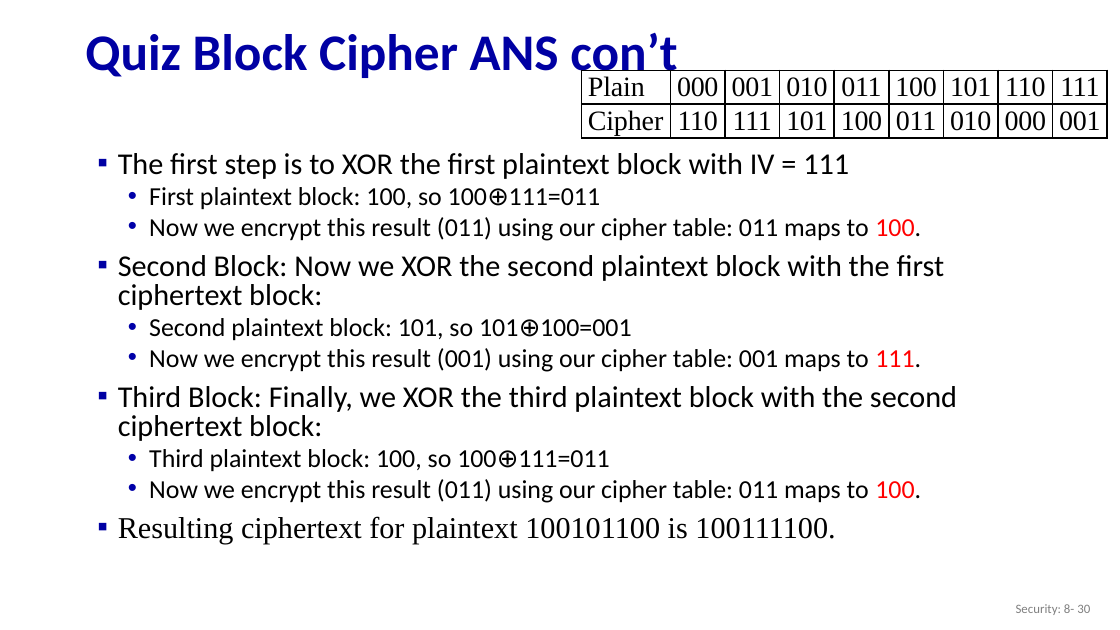
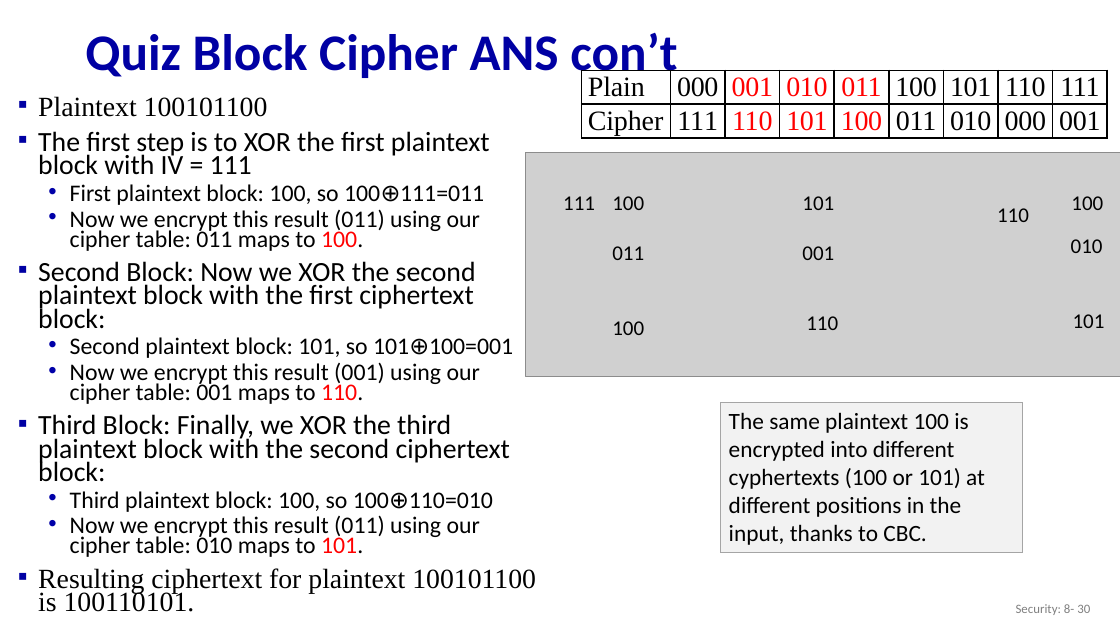
Before and after one commit to guhofstra/CSC175, a slide deck: slide 30 of PPTs/8.1 Cryptography.pptx. Drawn at 1120x630 pixels with LibreOffice and Linux fonts; fonts in the diff are those of the drawing; grey boxes stand for pictures. Boxes give left, top, right and bottom in pixels: in the first picture for what was removed or moved away, otherwise in the second. Text is boxed around its words. In the diff, an @@ line names an element or a change of style, - is before the commit and + after.

```diff
--- a/PPTs/8.1 Cryptography.pptx
+++ b/PPTs/8.1 Cryptography.pptx
@@ table at bbox=[581, 71, 1107, 139] @@
-row 2, column 2: 110
+row 2, column 2: 111
-row 2, column 3: 111
+row 2, column 3: 110
@@ text colour #000000 to #FF0000 in "001", "010", "011", "101" and 1 more places @@
@@ text "Plaintext 100101100": place and size @@
-text "Plaintext 100101100" at bbox=[118, 153, 957, 544]
+text "Plaintext 100101100" at bbox=[38, 96, 536, 612]
@@ text at bbox=[38, 96, 268, 117]: paragraph added @@
+▪ Plaintext 100101100
@@ text at bbox=[38, 131, 513, 482]: size 25.9 to 23.8 pt in "The first step is to XOR the ...", "Second Block: Now we XOR the second ...", "Third Block: Finally, we XOR the third ..."; size 22.2 to 20.4 pt in "First plaintext block: 100, so 100⊕111=011", "Now we encrypt this result (011) using ...", "Second plaintext block: 101, so 101⊕100=001"; line spacing 0.8 to 0.7 @@
@@ picture added at bbox=[525, 153, 1120, 376] @@
@@ text added at bbox=[563, 196, 595, 210], 18 pt, text #000000 @@
+111
@@ text added at bbox=[612, 196, 644, 210], 18 pt, text #000000 @@
+100
@@ text added at bbox=[802, 196, 834, 210], 18 pt, text #000000 @@
+101
@@ text added at bbox=[997, 208, 1029, 222], 18 pt, text #000000 @@
+110
@@ text added at bbox=[1071, 196, 1103, 210], 18 pt, text #000000 @@
+100
@@ text added at bbox=[1071, 239, 1103, 253], 18 pt, text #000000 @@
+010
@@ text added at bbox=[612, 246, 644, 260], 18 pt, text #000000 @@
+011
@@ text added at bbox=[802, 246, 834, 260], 18 pt, text #000000 @@
+001
@@ text added at bbox=[612, 321, 644, 335], 18 pt, text #000000 @@
+100
@@ text added at bbox=[806, 316, 838, 330], 18 pt, text #000000 @@
+110
@@ text added at bbox=[1073, 314, 1105, 328], 18 pt, text #000000 @@
+101
@@ text at bbox=[70, 362, 480, 404]: text changed; size 22.2 to 20.4 pt @@
-  • Now we encrypt this result (001) using our cipher table: 001 maps to 111.
+  • Now we encrypt this result (001) using our cipher table: 001 maps to 110.
@@ rectangle added at bbox=[721, 402, 1023, 552], fill #F2F2F2, outline #A5A5A5 1 pt, 20 pt, text #000000 @@
+The same plaintext 100 is encrypted into different cyphertexts (100 or 101) at different positions in the input, thanks to CBC.
@@ text at bbox=[38, 491, 536, 612]: text changed; size 22.2 to 20.4 pt @@
-  • Third plaintext block: 100, so 100⊕111=011
-  • Now we encrypt this result (011) using our cipher table: 011 maps to 100.
-▪ Resulting ciphertext for plaintext 100101100 is 100111100.
+  • Third plaintext block: 100, so 100⊕110=010
+  • Now we encrypt this result (011) using our cipher table: 010 maps to 101.
+▪ Resulting ciphertext for plaintext 100101100 is 100110101.
```
Also in this commit, not shown: 6 other slides changed, 3 slides added, 1 other file.
